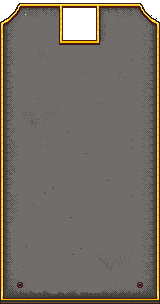
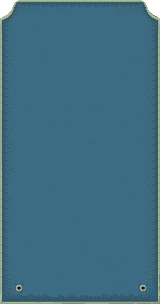
Before/after of a 160x304 layered artwork. What changed in the layer stack:
renamed "Clipboard" to "Layer", painted on it over 0, 0, 160, 304
removed layer "Background" over 1, 4, 159, 302
